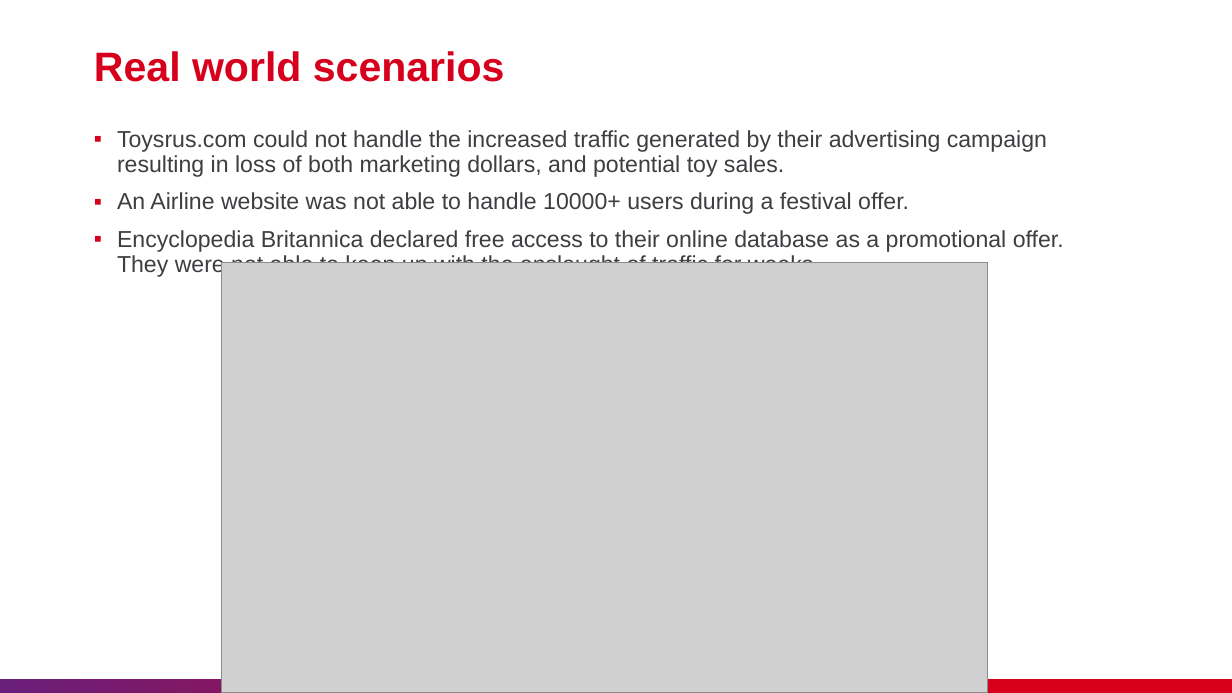
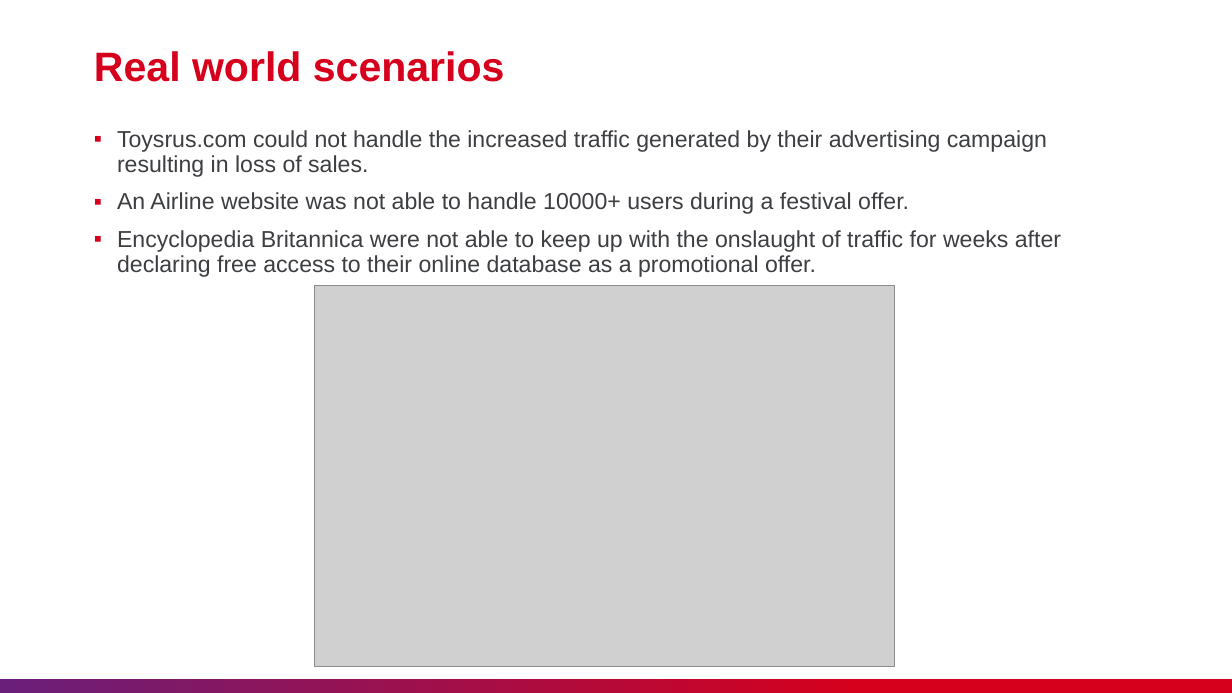
Before and after one commit to nashtech-garage/nodejs-vite-js_load_test, a slide deck: slide 4 of artillery/slide/NT_Artillery.pptx. Drawn at 1232x693 pixels with LibreOffice and Linux fonts; fonts in the diff are those of the drawing; grey boxes stand for pictures. Boxes give left, top, right and bottom in pixels: in the first picture for what was removed or moved away, otherwise in the second. Text is boxed around its words. In the diff, an @@ line names an element or a change of style, - is before the commit and + after.

```diff
--- a/artillery/slide/NT_Artillery.pptx
+++ b/artillery/slide/NT_Artillery.pptx
@@ text at [117, 130, 1047, 177]: text changed @@
-▪ Toysrus.com could not handle the increased traffic generated by their advertising campaign resulting in loss of both marketing dollars, and potential toy sales.
+▪ Toysrus.com could not handle the increased traffic generated by their advertising campaign resulting in loss of sales.
@@ text at [117, 230, 1061, 277]: text changed @@
-▪ Encyclopedia Britannica declared free access to their online database as a promotional offer. They were not able to keep up with the onslaught of traffic for weeks.
+▪ Encyclopedia Britannica were not able to keep up with the onslaught of traffic for weeks after declaring free access to their online database as a promotional offer.
@@ picture: place and size @@
-picture at [222, 262, 988, 693]
+picture at [315, 286, 896, 667]
```
Also in this commit, not shown: 1 other slide changed, 9 other files.
